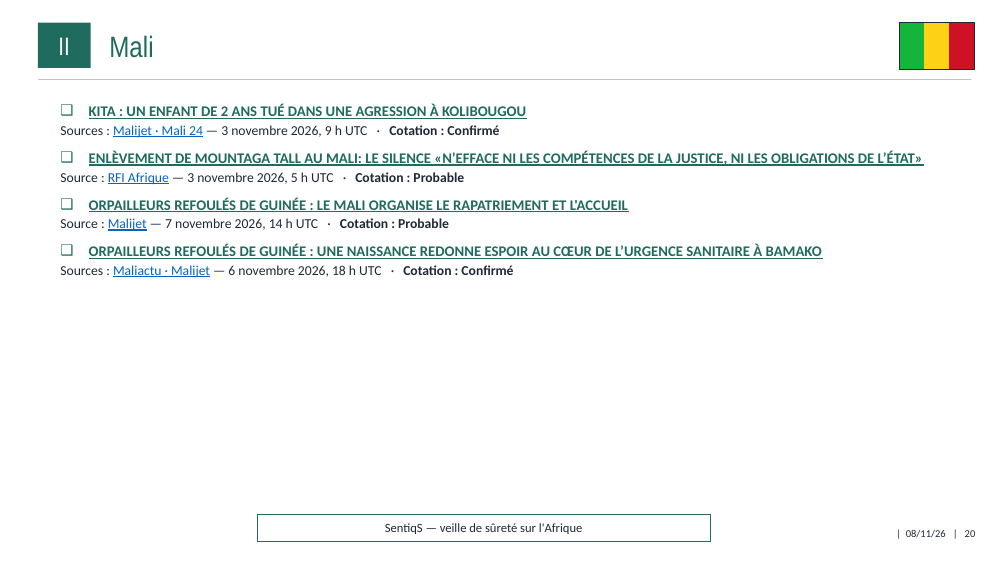
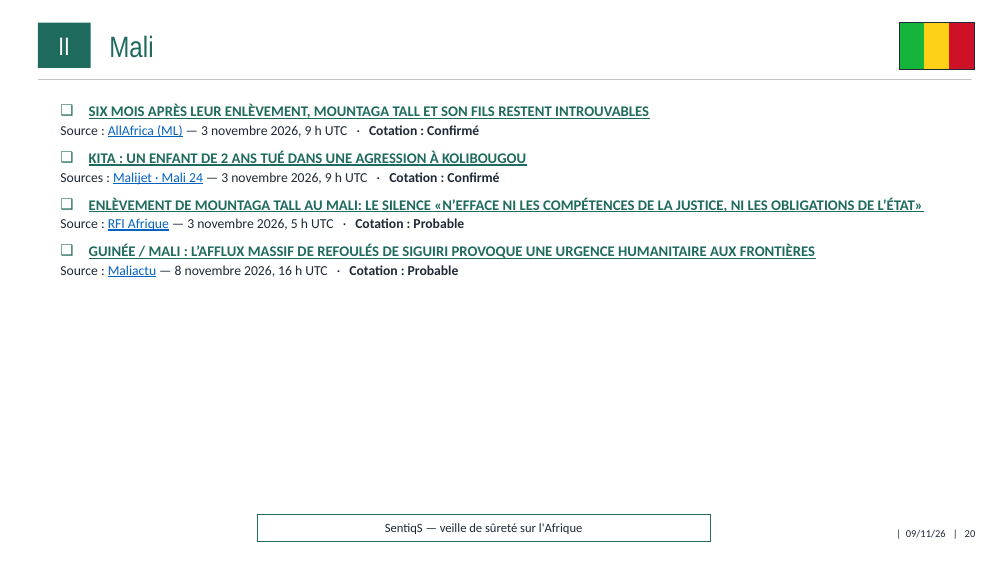
Before and after one commit to ytl1-ops/SentiqS, a slide deck: slide 20 of web/rapports/mensuel/dernier.pptx. Drawn at 1008x567 pixels with LibreOffice and Linux fonts; fonts in the diff are those of the drawing. Boxes give left, top, right and bottom in pixels: in the first picture for what was removed or moved away, otherwise in the second. Text is boxed around its words. In the diff, an @@ line names an element or a change of style, - is before the commit and + after.

```diff
--- a/web/rapports/mensuel/dernier.pptx
+++ b/web/rapports/mensuel/dernier.pptx
@@ text at (60,104,649,137): paragraphs added @@
+❑ SIX MOIS APRÈS LEUR ENLÈVEMENT, MOUNTAGA TALL ET SON FILS RESTENT INTROUVABLES
+  ▪ Source : AllAfrica (ML) — 3 novembre 2026, 9 h UTC · Cotation : Confirmé
@@ text at (60,244,815,277): text changed @@
-❑ ORPAILLEURS REFOULÉS DE GUINÉE : LE MALI ORGANISE LE RAPATRIEMENT ET L'ACCUEIL
-  ▪ Source : Malijet — 7 novembre 2026, 14 h UTC · Cotation : Probable
-❑ ORPAILLEURS REFOULÉS DE GUINÉE : UNE NAISSANCE REDONNE ESPOIR AU CŒUR DE L’URGENCE SANITAIRE À BAMAKO
-  ▪ Sources : Maliactu · Malijet — 6 novembre 2026, 18 h UTC · Cotation : Confirmé
+❑ GUINÉE / MALI : L’AFFLUX MASSIF DE REFOULÉS DE SIGUIRI PROVOQUE UNE URGENCE HUMANITAIRE AUX FRONTIÈRES
+  ▪ Source : Maliactu — 8 novembre 2026, 16 h UTC · Cotation : Probable
```
Also in this commit, not shown: 40 other slides changed, 10 other files.
